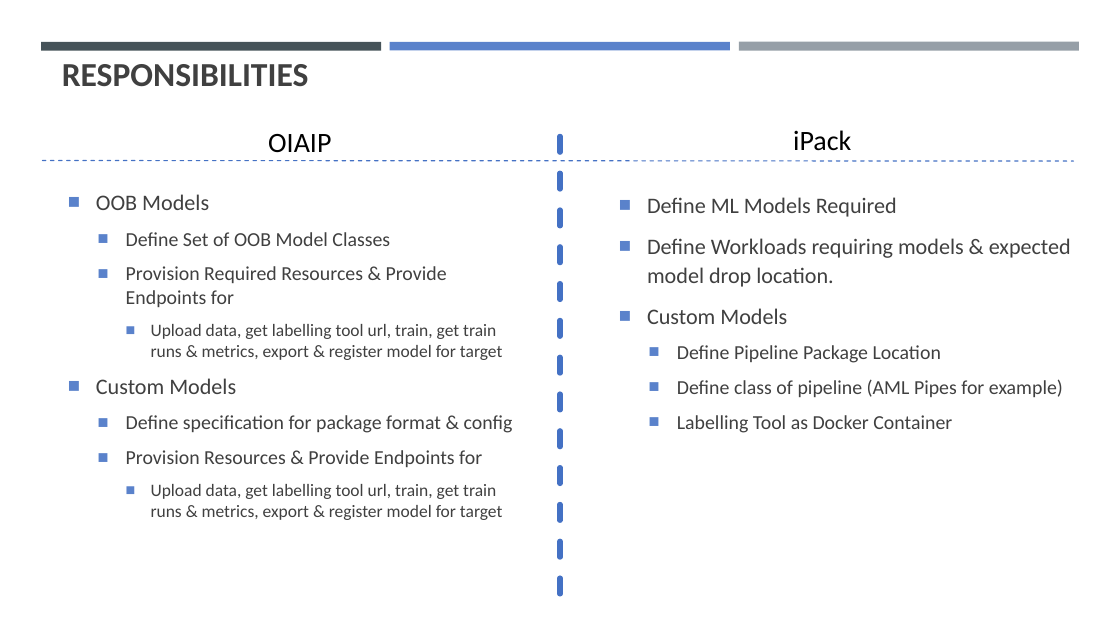
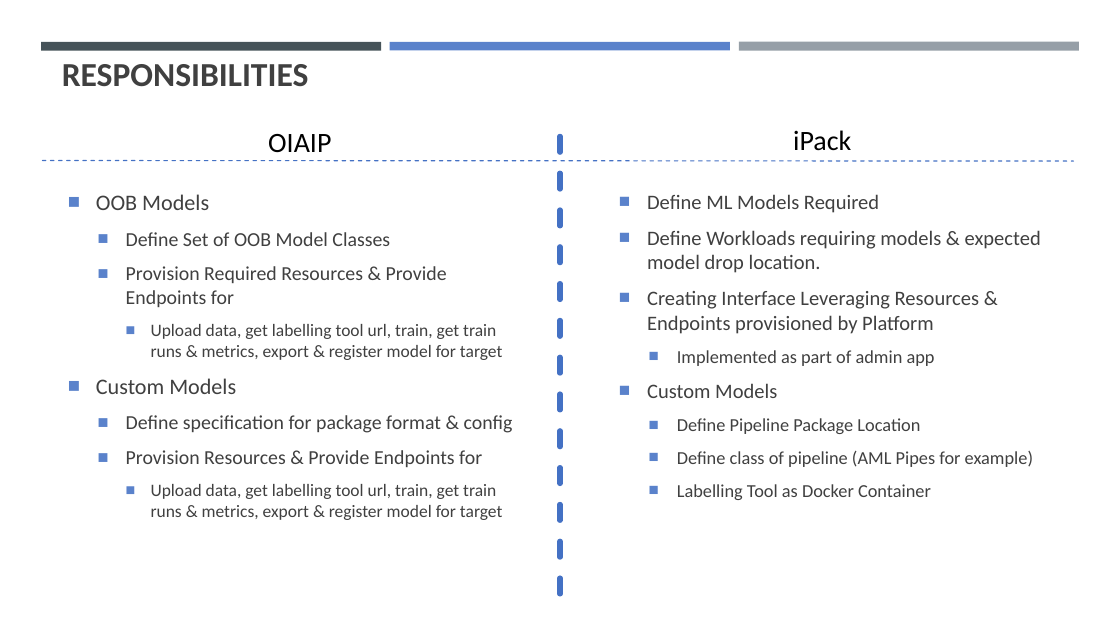
Before and after one commit to drcrook1/oiaip, a slide deck: slide 2 of documentation/design/OiAIP & iPack ML Design Doc.pptx. Drawn at 1120x630 pixels with LibreOffice and Linux fonts; fonts in the diff are those of the drawing. Boxes give left, top, right and bottom in pixels: in the first picture for what was removed or moved away, otherwise in the second. Text is boxed around its words. In the diff, an @@ line names an element or a change of style, - is before the commit and + after.

```diff
--- a/documentation/design/OiAIP & iPack ML Design Doc.pptx
+++ b/documentation/design/OiAIP & iPack ML Design Doc.pptx
@@ text at box(647, 194, 1041, 500): size 19 to 17.6 pt in "Define ML Models Required", "Define Workloads requiring models & expected model ...", "Custom Models"; size 17 to 15.7 pt in "Define Pipeline Package Location", "Define class of pipeline (AML Pipes for ...", "Labelling Tool as Docker Container"; line spacing 1.1 to 1 @@
@@ text at box(647, 291, 980, 366): paragraphs added @@
+■ Creating Interface Leveraging Resources & Endpoints provisioned by Platform
+  ■ Implemented as part of admin app
```
Also in this commit, not shown: 3 slides added, 1 slide removed, 1 other file.
